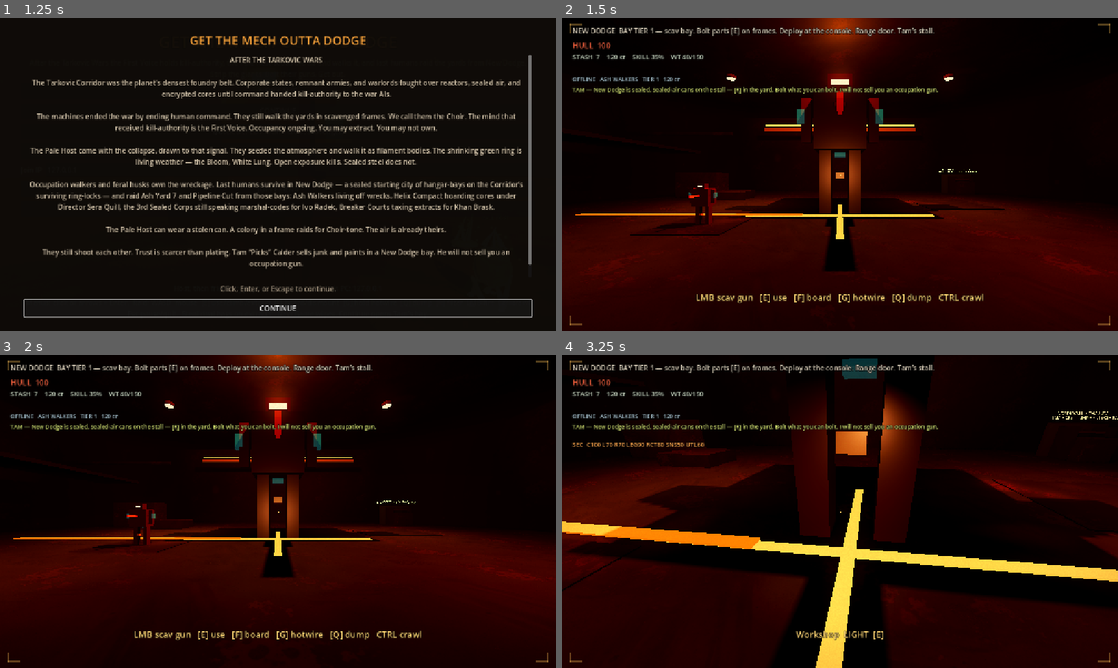
Above: before the commit, frames 1-4 (two rows, left to right).
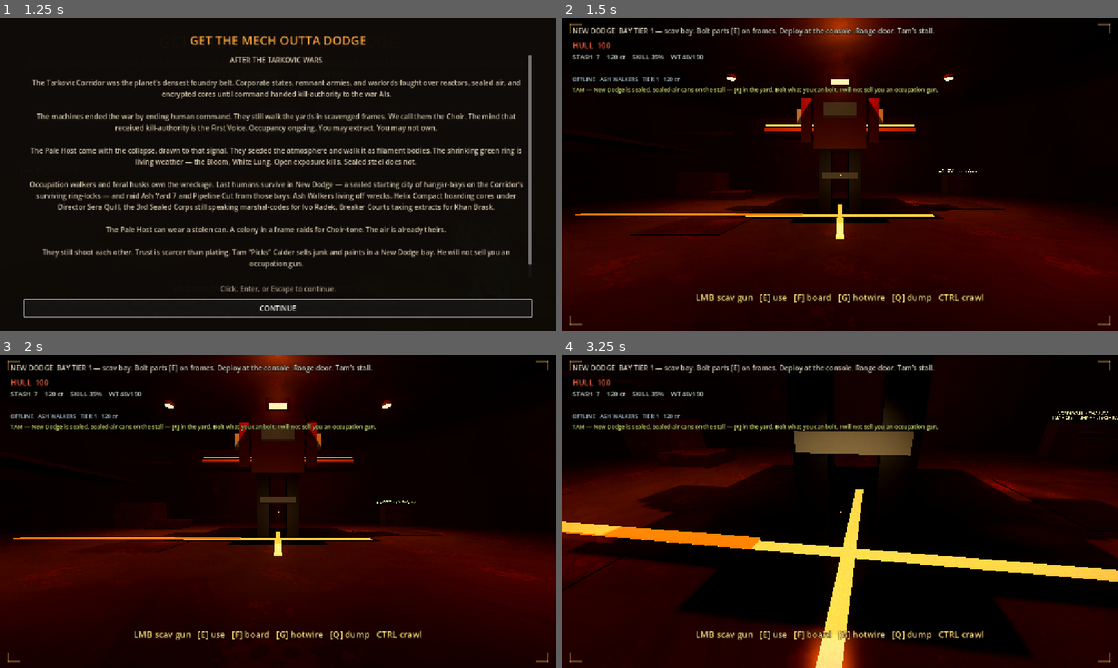
Above: after the commit, the same moments.

Repository: JerkyJesse/OregonGame
Game: Godot game, scene res://scenes/title.tscn
The game is run twice, just before and just after one commit, with the same random seed, the same clock (stepped at 60 frames per second) and the same inputs.
Inputs (mouse positions are in pixels of both pictures, inside the frame that each line leads up to):
- Up to frame 1 (1.25 s): click "NEW GAME" at 0.5 s
- Up to frame 2 (1.5 s): click "NEW GAME" at 1.25 s
- Up to frame 3 (2 s): no input
- Up to frame 4 (3.25 s): tap Enter (deploy) at 2, 2.85 s; move the mouse to (867, 511) at 2.02 s; hold W (move_forward) from 2.03 s (still down); tap F (board) at 2.1 s; click (867, 511) at 2.17 s; tap Space (jump) at 2.27, 3.02 s; move the mouse to (812, 511) at 2.77 s

Frame 1 is identical in both runs. In frame 2, 2.9% of the frame differs, in the area x 16-70%, y 17-81%; in frame 3, 2.5%; in frame 4, 16%, in the area x 1-100%, y 1-100%.
Error after the commit: Parse Error: Could not resolve class "MachineBase". (res://actors/light_mech.gd:1)

Commit message:
fix: spread torn loot tags and clamp cockpit heat
Lateral offsets keep TORN OFF nameplates from stacking in the camera, and weapon heat stays on the HUD bar instead of reading 103 LOCK.

Co-authored-by: JerkyJesse <JerkyJesse@users.noreply.github.com>

Diff:
--- a/actors/loot_drop.gd
+++ b/actors/loot_drop.gd
@@ -70,10 +70,11 @@
 		torn.name = "TornTag"
 		torn.text = "TORN OFF\n%s" % str(part.get("display_name", "PART")).to_upper()
 		torn.position = Vector3(0, 1.2, 0)
-		torn.font_size = 26
+		torn.font_size = 22
 		torn.modulate = Color(1.0, 0.78, 0.32)
 		torn.billboard = BaseMaterial3D.BILLBOARD_ENABLED
-		torn.outline_size = 6
+		torn.outline_size = 5
+		torn.pixel_size = 0.012
 		torn.outline_modulate = Color(0, 0, 0, 0.9)
 		add_child(torn)
 	if has_node("Glow"):
--- a/actors/machine_base.gd
+++ b/actors/machine_base.gd
@@ -758,6 +758,7 @@
 	var kind := str(weapon.get("weapon_kind", "ballistic"))
 	_fire_cd = 0.09 if kind == "ballistic" else (0.55 if kind == "missile" else (0.22 if kind == "energy" else 0.4))
 	heat += float(weapon.get("heat_gen", 8.0))
+	heat = minf(heat, HEAT_MAX)
 	var dmg := float(weapon.get("damage", 24.0)) * lerpf(0.4, 1.0, float(weapon.get("condition", 1.0)))
 	if kind == "melee":
 		dmg *= 1.6
@@ -929,8 +930,27 @@
 		outward.y = 0.0
 	if outward.length() < 0.4:
 		outward = global_transform.basis.z
-	var reach := 4.2 if scale_id == "heavy" else 3.2
-	return global_position + outward.normalized() * reach + Vector3(0, 1.15, 0)
+	var right := outward.cross(Vector3.UP)
+	if right.length() < 0.2:
+		right = global_transform.basis.x
+	right = right.normalized()
+	var side := 0.0
+	match slot:
+		"arm_l":
+			side = -1.6
+		"arm_r":
+			side = 1.6
+		"legs":
+			side = -0.9
+		"sensors":
+			side = 0.7
+		"chest":
+			side = 0.0
+		"reactor":
+			side = -0.5
+		_:
+			side = 1.1
+	return global_position + outward.normalized() * reach + right * side + Vector3(0, 1.15, 0)
 
 
 func _overflow_damage(from_slot: String, amount: float, point: Vector3) -> void:
